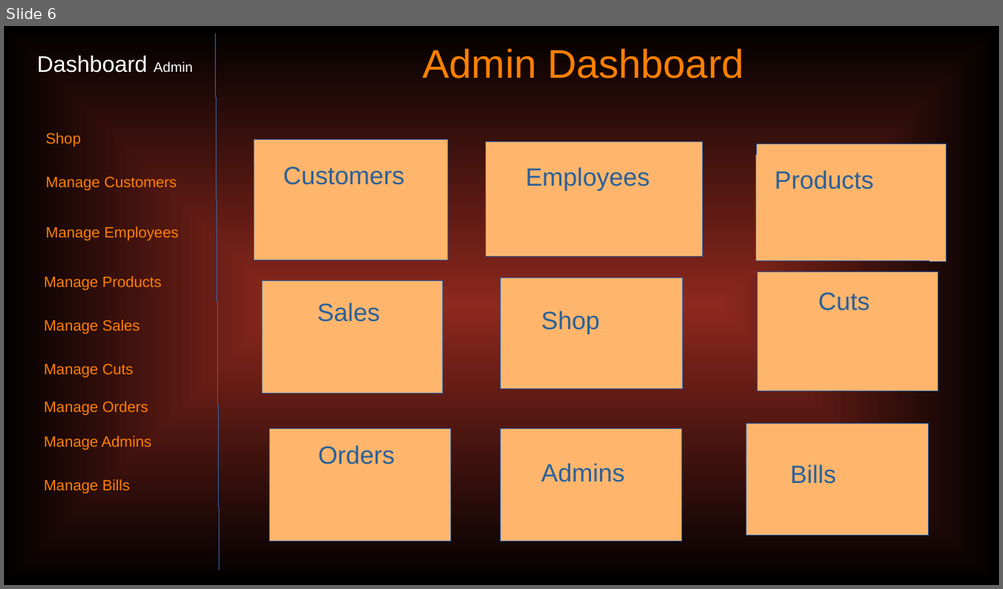
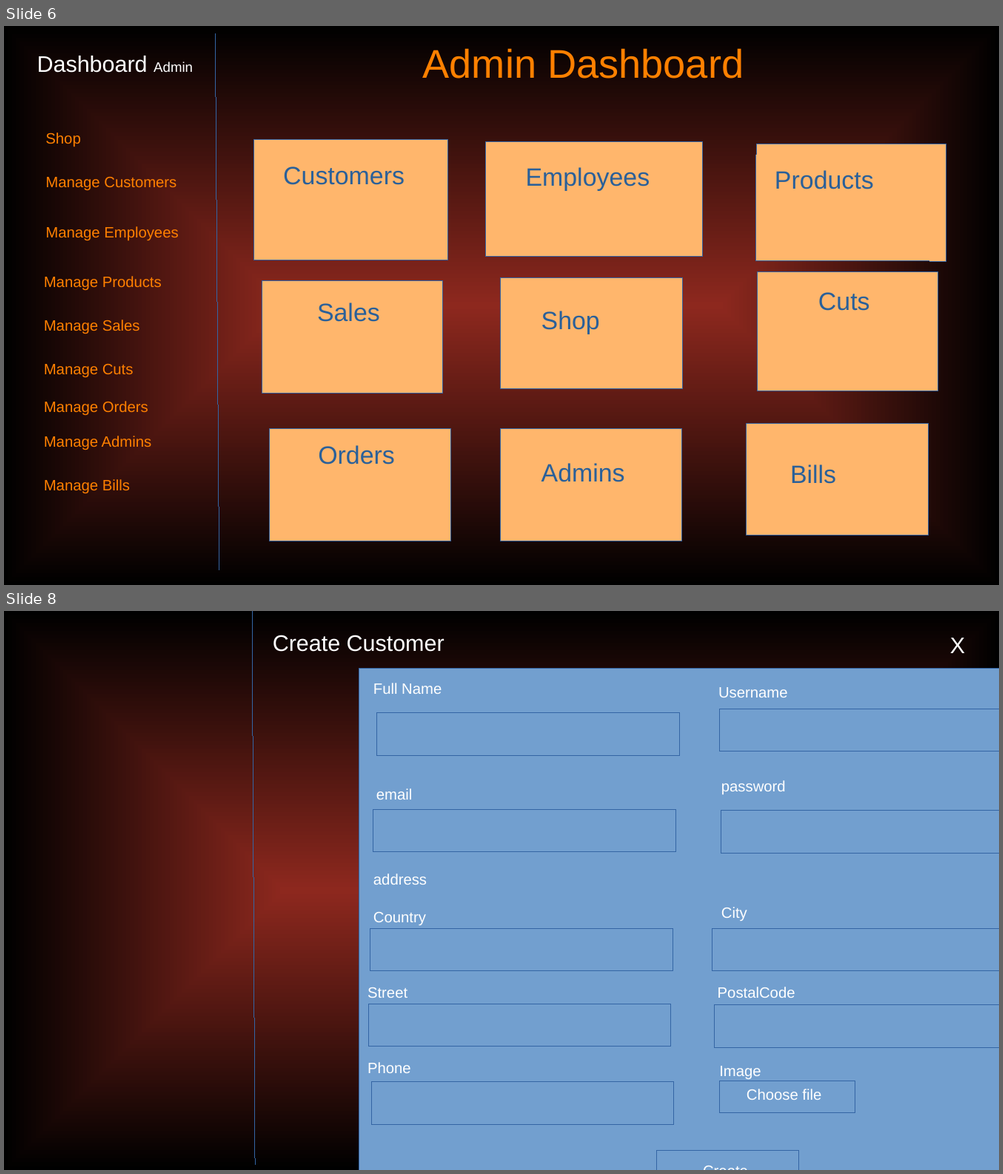
Before and after one commit to coderSulimanKhan/jewelry_website, a slide deck: planning/planning.odp. Shown one above the other, each under a label of ours: slide 6 before the commit, slides 6 and 8 after it; the slides between them are not shown. The pictures are 1003x589 and 1003x1174 pixels, drawn with LibreOffice and Linux fonts; fonts in the diff are those of the drawing. Boxes give left, top, right and bottom in pixels: in the first picture for what was removed or moved away, otherwise in the second. Text is boxed around its words. In the diff, an @@ line names an element or a change of style, - is before the commit and + after.

Commit message:
customer registration

```diff
--- a/planning/planning.odp
+++ b/planning/planning.odp
@@ slide 8 added at <box>4,611,999,1170</box>, background gradient #8D281E to #000000 @@
@@ line added from (252, 611) to (255, 1165), #3465A4 0 pt @@
@@ text added at <box>273,635,444,652</box>, 18 pt, text #FFFFFF @@
+Create Customer
@@ text added at <box>950,638,965,653</box>, 18 pt, text #FFFFFF @@
+X
@@ rectangle added at <box>358,668,999,1170</box>, fill #729FCF, outline #3465A4 0 pt @@
@@ text added at <box>373,683,441,694</box>, 12 pt, text #FFFFFF @@
+Full Name
@@ text added at <box>718,687,788,698</box>, 12 pt, text #FFFFFF @@
+Username
@@ rectangle added at <box>377,713,679,755</box>, fill #729FCF, outline #3465A4 0 pt @@
@@ rectangle added at <box>719,709,999,751</box>, fill #729FCF, outline #3465A4 0 pt @@
@@ text added at <box>721,780,785,795</box>, 12 pt, text #FFFFFF @@
+password
@@ rectangle added at <box>373,809,675,852</box>, fill #729FCF, outline #3465A4 0 pt @@
@@ text added at <box>376,789,412,800</box>, 12 pt, text #FFFFFF @@
+email
@@ rectangle added at <box>722,811,999,853</box>, fill #729FCF, outline #3465A4 0 pt @@
@@ text added at <box>373,874,427,885</box>, 12 pt, text #FFFFFF @@
+address
@@ text added at <box>373,912,426,925</box>, 12 pt, text #FFFFFF @@
+Country
@@ text added at <box>721,907,747,921</box>, 12 pt, text #FFFFFF @@
+City
@@ rectangle added at <box>370,928,673,971</box>, fill #729FCF, outline #3465A4 0 pt @@
@@ rectangle added at <box>712,928,999,971</box>, fill #729FCF, outline #3465A4 0 pt @@
@@ text added at <box>367,988,407,998</box>, 12 pt, text #FFFFFF @@
+Street
@@ text added at <box>717,987,795,998</box>, 12 pt, text #FFFFFF @@
+PostalCode
@@ rectangle added at <box>369,1005,671,1047</box>, fill #729FCF, outline #3465A4 0 pt @@
@@ rectangle added at <box>714,1005,999,1048</box>, fill #729FCF, outline #3465A4 0 pt @@
@@ text added at <box>367,1062,411,1073</box>, 12 pt, text #FFFFFF @@
+Phone
@@ text added at <box>719,1066,760,1079</box>, 12 pt, text #FFFFFF @@
+Image
@@ rectangle added at <box>371,1082,674,1125</box>, fill #729FCF, outline #3465A4 0 pt @@
@@ rectangle added at <box>719,1081,854,1113</box>, fill #729FCF, outline #3465A4 0 pt @@
@@ text added at <box>746,1089,821,1100</box>, 12 pt, text #FFFFFF @@
+Choose file
@@ rectangle added at <box>657,1150,799,1170</box>, fill #729FCF, outline #3465A4 0 pt @@
@@ text added at <box>694,1158,865,1170</box>, 12 pt, text #FFFFFF @@
+Create
```
Also in this commit, not shown: 1 other slide added, 16 other files.
